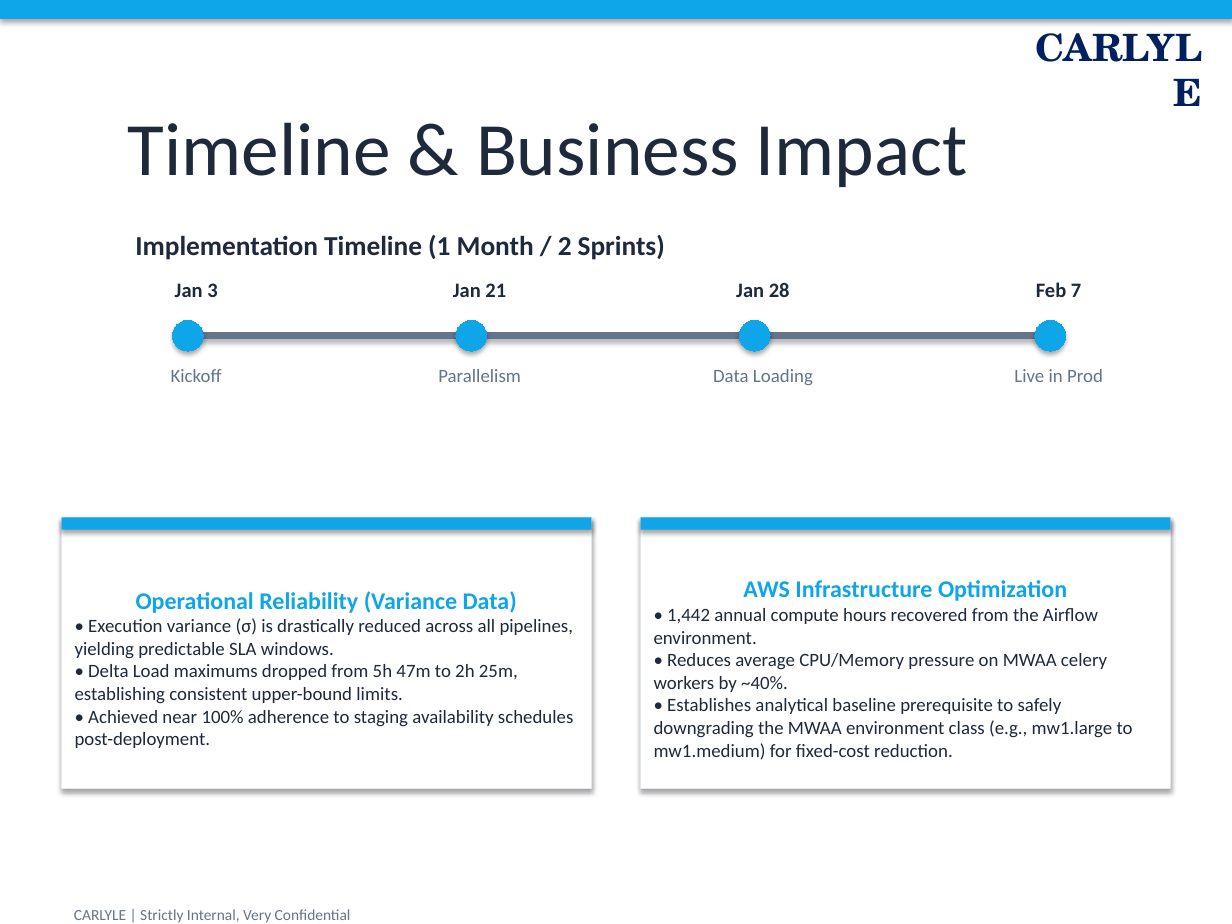
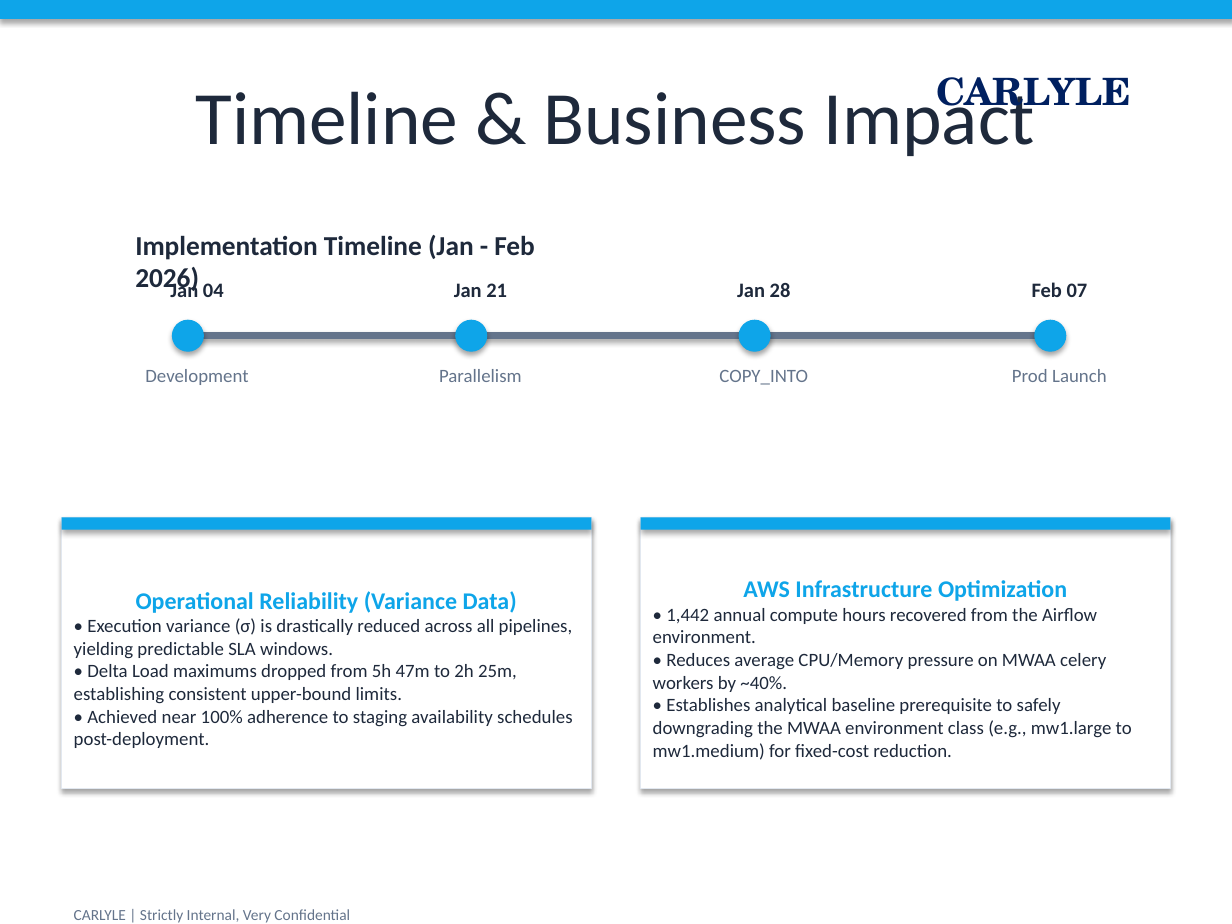
Before and after one commit to anjanisone/Cap, a slide deck: slide 5 of airflow_performance_report_polished.pptx. Drawn at 1232x924 pixels with LibreOffice and Linux fonts; fonts in the diff are those of the drawing. Boxes give left, top, right and bottom in pixels: in the first picture for what was removed or moved away, otherwise in the second. Text is boxed around its words. In the diff, an @@ line names an element or a change of style, - is before the commit and + after.

```diff
--- a/airflow_performance_report_polished.pptx
+++ b/airflow_performance_report_polished.pptx
@@ text "CARLYLE" rewrapped from (1030,0,1232,76) to (936,77,1131,118) @@
@@ title "Timeline & Business Impact" rewrapped from (128,122,968,187) to (195,81,1035,156) @@
@@ text at (135,235,534,294): text changed @@
-Implementation Timeline (1 Month / 2 Sprints)
+Implementation Timeline (Jan - Feb 2026)
@@ text at (170,280,224,297): text changed @@
-Jan 3
+Jan 04
@@ text at (1032,282,1088,297): text changed @@
-Feb 7
+Feb 07
@@ text added at (145,369,248,385), 11 pt, text #64748B @@
+Development
@@ text removed at (171,369,222,382) @@
-Kickoff
@@ text removed at (713,369,813,385) @@
-Data Loading
@@ text added at (719,370,808,385), 11 pt, text #64748B @@
+COPY_INTO
@@ text at (1012,369,1107,382): text changed @@
-Live in Prod
+Prod Launch
@@ rectangle at (62,517,591,530): shadow changed @@
@@ rectangle "Operational Reliability (Variance Data)" at (62,517,591,788): fill none to #FFFFFF; outline none to #E2E8F0 0.75 pt; shadow on @@
@@ rectangle "Operational Reliability (Variance Data)": place and size @@
-rectangle "Operational Reliability (Variance Data)" at (75,591,574,748)
+rectangle "Operational Reliability (Variance Data)" at (62,517,591,788)
@@ rectangle removed at (62,517,591,788) @@
@@ rectangle at (641,517,1170,530): shadow changed @@
@@ rectangle "AWS Infrastructure Optimization": place and size @@
-rectangle "AWS Infrastructure Optimization" at (654,580,1133,760)
+rectangle "AWS Infrastructure Optimization" at (641,517,1170,788)
@@ rectangle "AWS Infrastructure Optimization" at (641,517,1170,788): fill none to #FFFFFF; outline none to #E2E8F0 0.75 pt; shadow on @@
@@ rectangle removed at (641,517,1170,788) @@
```
Also in this commit, not shown: 3 other slides changed, 2 slides added, 1 slide removed.
